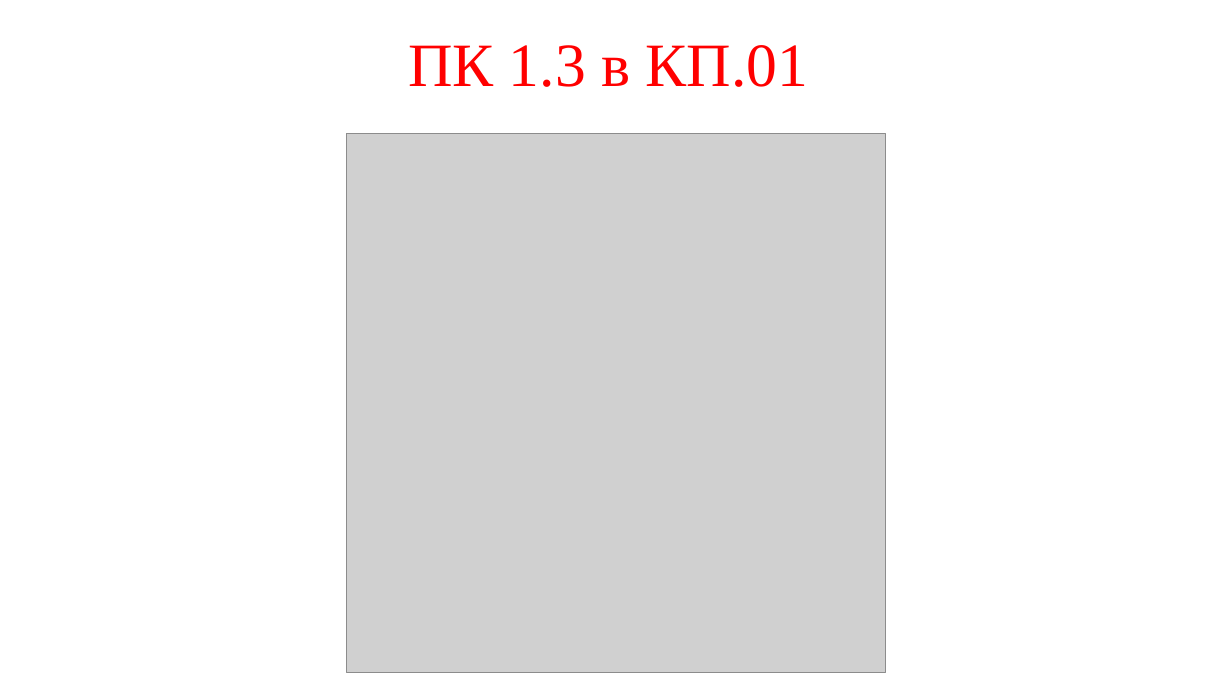
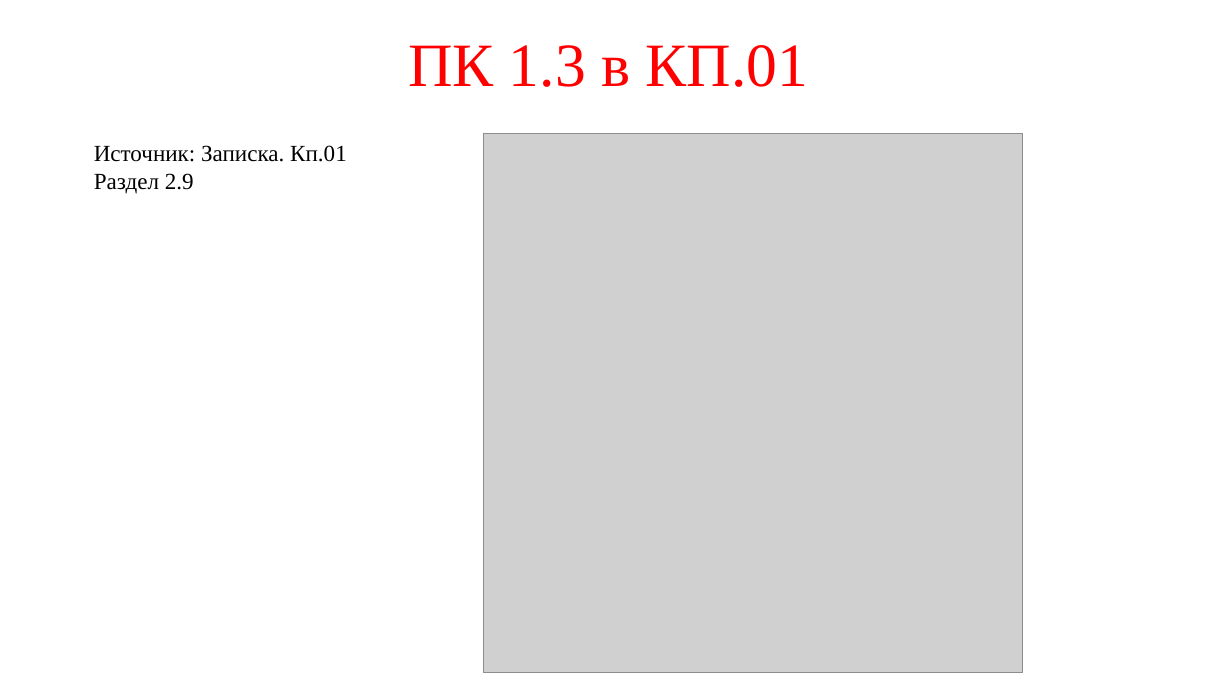
Before and after one commit to prog-kkkmt/p1-17, a slide deck: slide 7 of Модульный экзамен/ПМ.01.pptx. Drawn at 1232x693 pixels with LibreOffice and Linux fonts; fonts in the diff are those of the drawing; grey boxes stand for pictures. Boxes give left, top, right and bottom in pixels: in the first picture for what was removed or moved away, otherwise in the second. Text is boxed around its words. In the diff, an @@ line names an element or a change of style, - is before the commit and + after.

```diff
--- a/Модульный экзамен/ПМ.01.pptx
+++ b/Модульный экзамен/ПМ.01.pptx
@@ text added at bbox=[94, 145, 347, 194], 18 pt, text #000000 @@
+Источник: Записка. Кп.01
+Раздел 2.9
@@ picture: place and size @@
-picture at bbox=[347, 134, 885, 672]
+picture at bbox=[484, 134, 1023, 672]
```
Also in this commit, not shown: 12 other slides changed, 1 other file.
